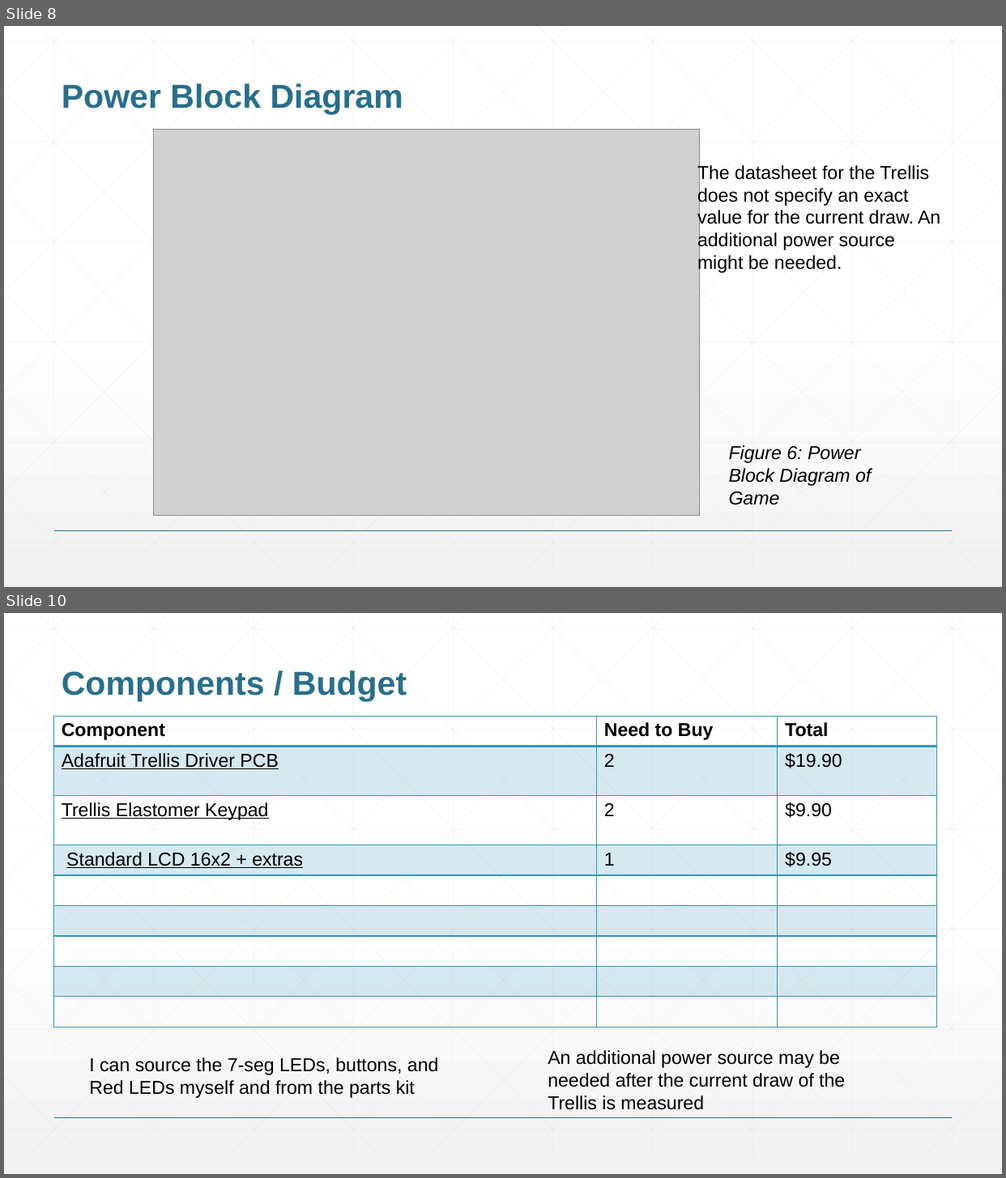
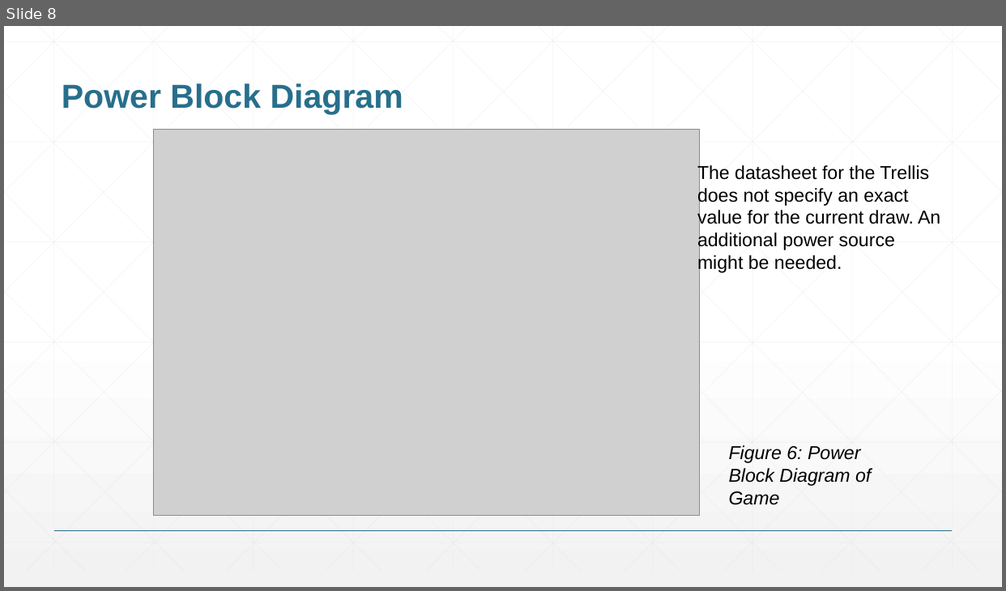
Before and after one commit to deepsn458/ENGI301, a slide deck: project_01/docs/Narayan_ENGI301_project_01_proposal.pptx. Shown one above the other, each under a label of ours: slides 8 and 10 before the commit, slide 8 after it; the slides between them are not shown. The pictures are 1006x1178 and 1006x591 pixels, drawn with LibreOffice and Linux fonts; fonts in the diff are those of the drawing; grey boxes stand for pictures. Boxes give left, top, right and bottom in pixels: in the first picture for what was removed or moved away, otherwise in the second. Text is boxed around its words. In the diff, an @@ line names an element or a change of style, - is before the commit and + after.

```diff
--- a/project_01/docs/Narayan_ENGI301_project_01_proposal.pptx
+++ b/project_01/docs/Narayan_ENGI301_project_01_proposal.pptx
@@ slide 10 removed at (x1=4, y1=613, x2=1002, y2=1174), background gradient #FFFFFF to #F2F2F2; not listed: 47 template elements that a slide beside it also shows @@
@@ title removed at (x1=62, y1=671, x2=407, y2=702) @@
-Components / Budget
@@ table removed at (x1=54, y1=717, x2=937, y2=1033), 9 rows, 3 columns @@
-Component | Need to Buy | Total
-Adafruit Trellis Driver PCB | 2 | $19.90
-Trellis Elastomer Keypad | 2 | $9.90
-Standard LCD 16x2 + extras | 1 | $9.95
- |  | 
- |  | 
- |  | 
- |  | 
- |  | 
@@ text removed at (x1=89, y1=1058, x2=439, y2=1098) @@
-I can source the 7-seg LEDs, buttons, and Red LEDs myself and from the parts kit
@@ text removed at (x1=548, y1=1050, x2=845, y2=1110) @@
-An additional power source may be needed after the current draw of the Trellis is measured
```
Also in this commit, not shown: 1 slide changed.
